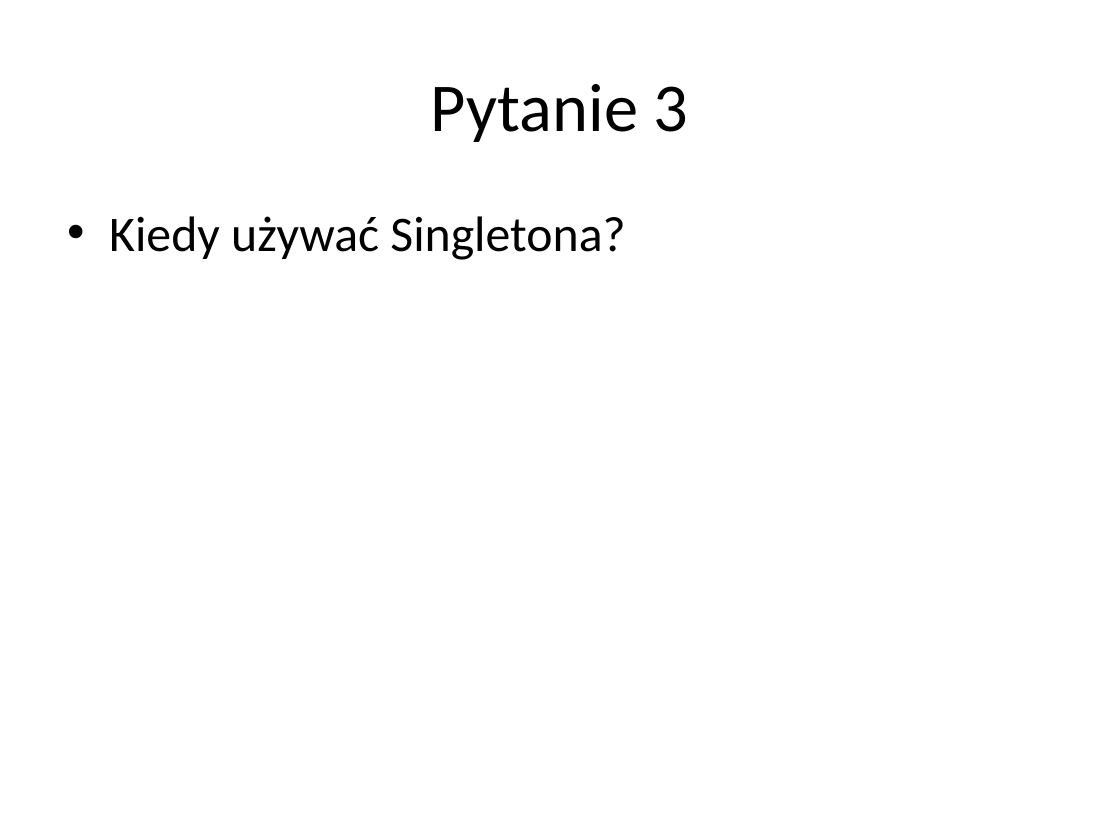
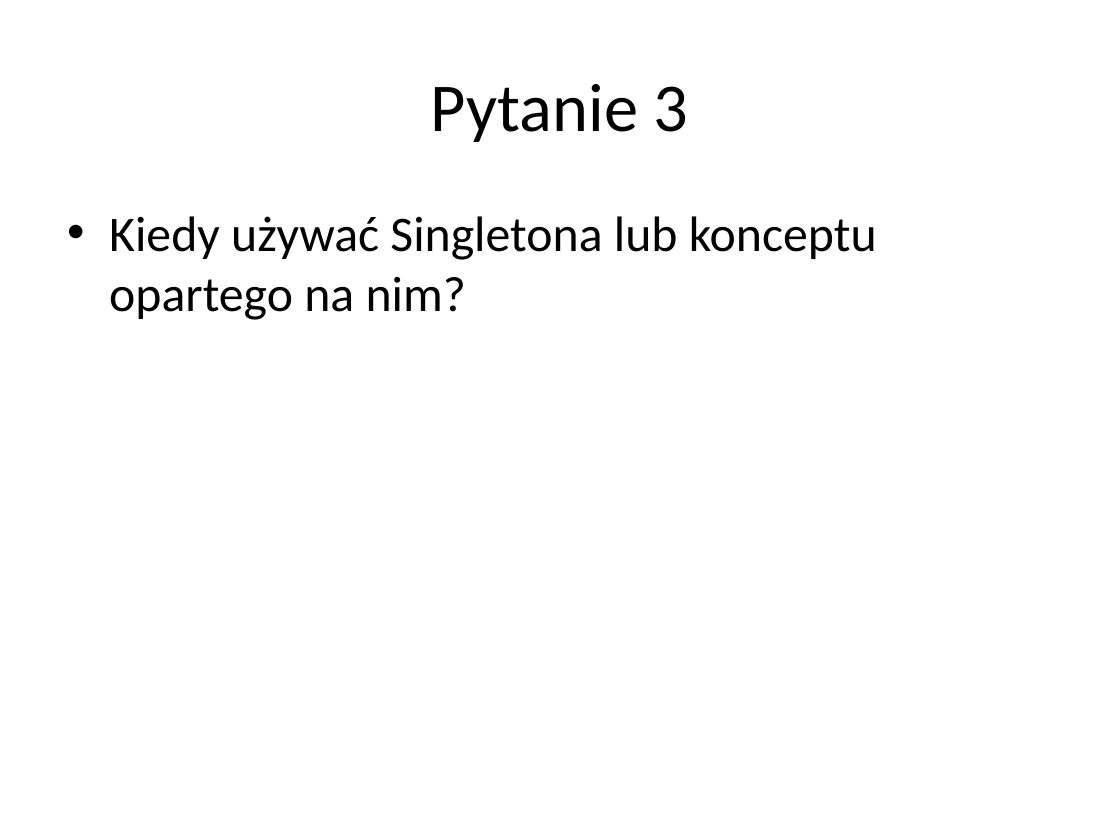
Before and after one commit to vantale/SOLID.DesignPatterns, a slide deck: slide 24 of SOLID.DesignPatterns/Singleton/Singleton - Presentation.pptx (slide 20 before the commit). Drawn at 1120x840 pixels with LibreOffice and Linux fonts; fonts in the diff are those of the drawing. Boxes give left, top, right and bottom in pixels: in the first picture for what was removed or moved away, otherwise in the second. Text is boxed around its words. In the diff, an @@ line names an element or a change of style, - is before the commit and + after.

```diff
--- a/SOLID.DesignPatterns/Singleton/Singleton - Presentation.pptx
+++ b/SOLID.DesignPatterns/Singleton/Singleton - Presentation.pptx
@@ text at [109,216,877,320]: text changed @@
-• Kiedy używać Singletona?
+• Kiedy używać Singletona lub konceptu opartego na nim?
```
Also in this commit, not shown: 4 other slides changed, 18 slides added, 3 other files.
